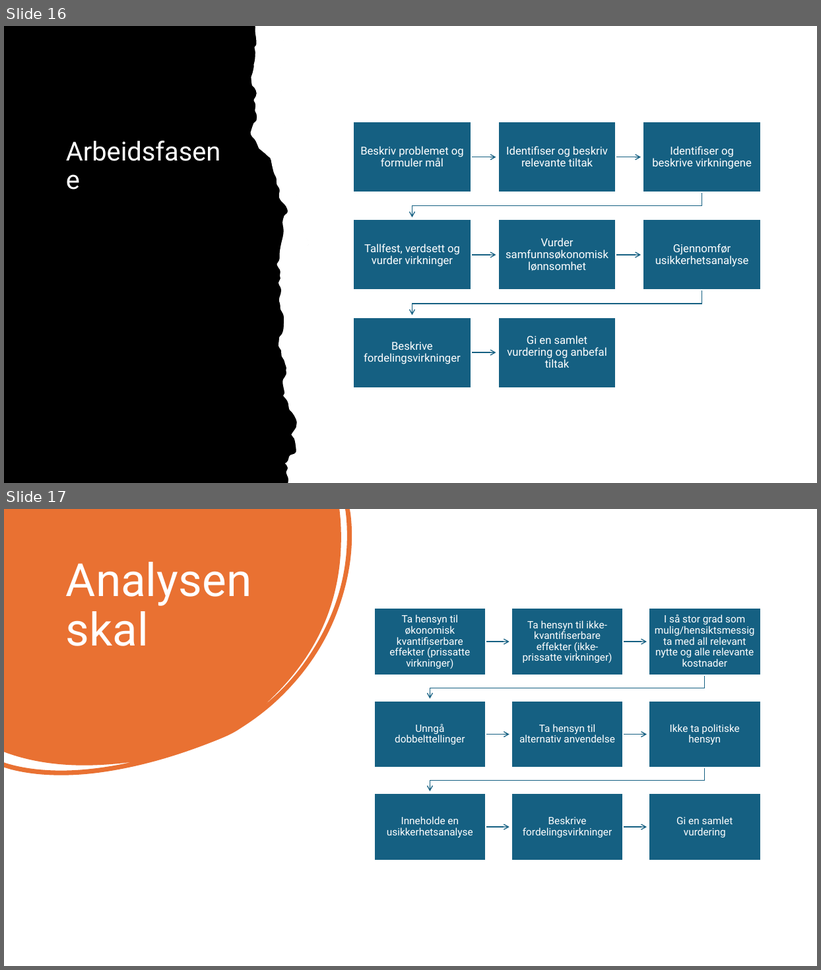
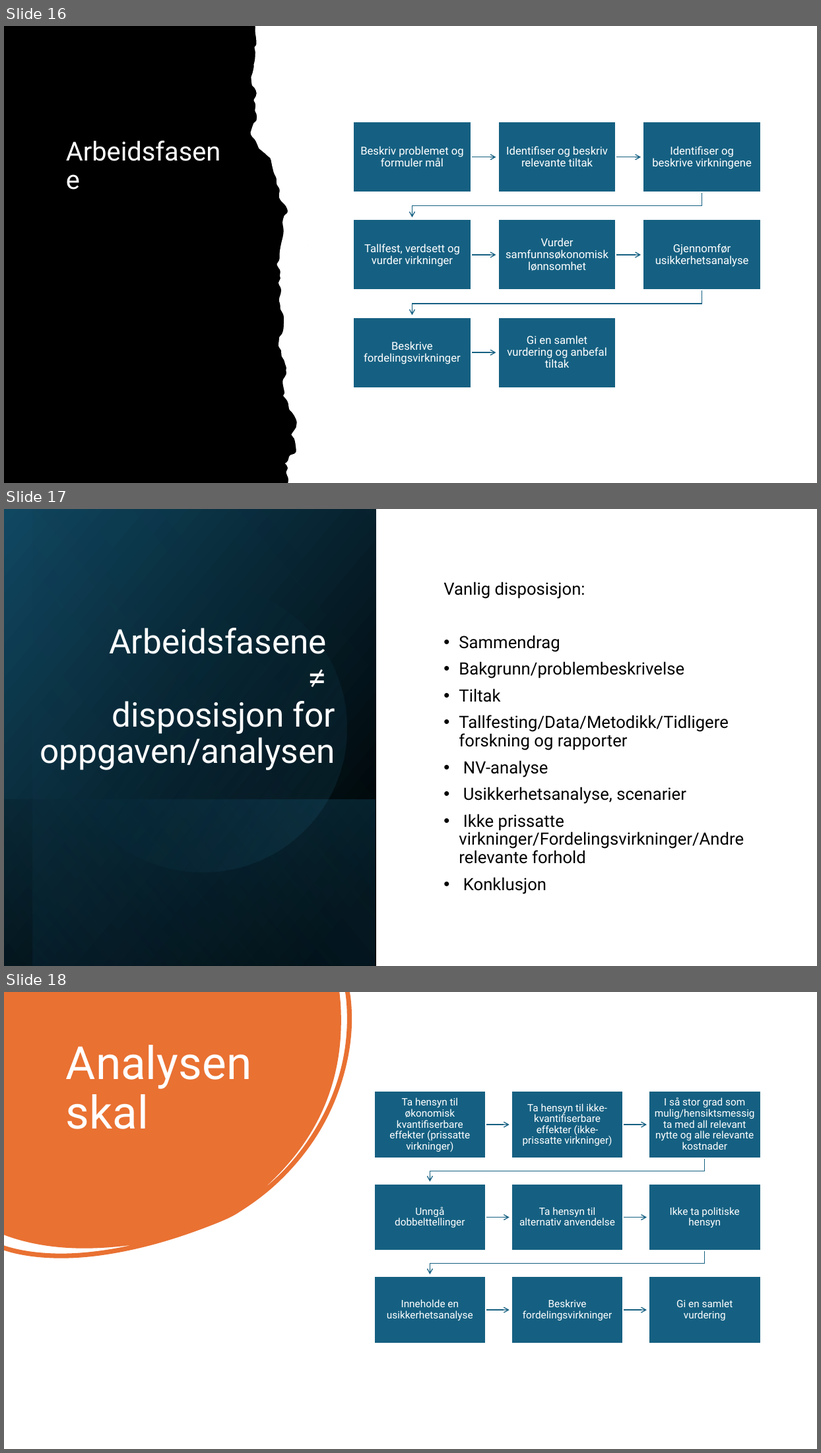
Before and after one commit to uit-sok-2301-h26/uit-sok-2301-h26.github.io, a slide deck: forelesninger/Forelesning 1.pptx. Shown one above the other, each under a label of ours: slides 16 and 17 before the commit, slides 16, 17 and 18 after it. The pictures are 821x970 and 821x1453 pixels, drawn with LibreOffice and Linux fonts; fonts in the diff are those of the drawing; background and template pictures are left out. Boxes give left, top, right and bottom in pixels: in the first picture for what was removed or moved away, otherwise in the second. Text is boxed around its words. In the diff, an @@ line names an element or a change of style, - is before the commit and + after.

```diff
--- a/forelesninger/Forelesning 1.pptx
+++ b/forelesninger/Forelesning 1.pptx
@@ slide 17 added at box(4, 509, 817, 966), background #FFFFFF @@
@@ rectangle added at box(4, 509, 376, 966), fill gradient #000000 to #104862 @@
@@ rectangle added at box(33, 509, 376, 966), fill gradient #000000 to #156082 @@
@@ ellipse added at box(33, 558, 373, 898), fill gradient #156082 to #46B1E1 @@
@@ text added at box(444, 582, 744, 894), 20 pt, text #000000 @@
+Vanlig disposisjon:
+• Sammendrag
+• Bakgrunn/problembeskrivelse
+• Tiltak
+• Tallfesting/Data/Metodikk/Tidligere forskning og rapporter
+• NV-analyse
+• Usikkerhetsanalyse, scenarier
+• Ikke prissatte virkninger/Fordelingsvirkninger/Andre relevante forhold
+• Konklusjon
@@ title added at box(40, 628, 335, 770), 40 pt, text #FFFFFF @@
+Arbeidsfasene
+≠
+disposisjon for oppgaven/analysen
@@ rectangle added at box(4, 799, 376, 966), fill gradient #156082 to #000000 @@
@@ what was slide 17 is now slide 18 @@
```
Also in this commit, not shown: 1 slide changed.
